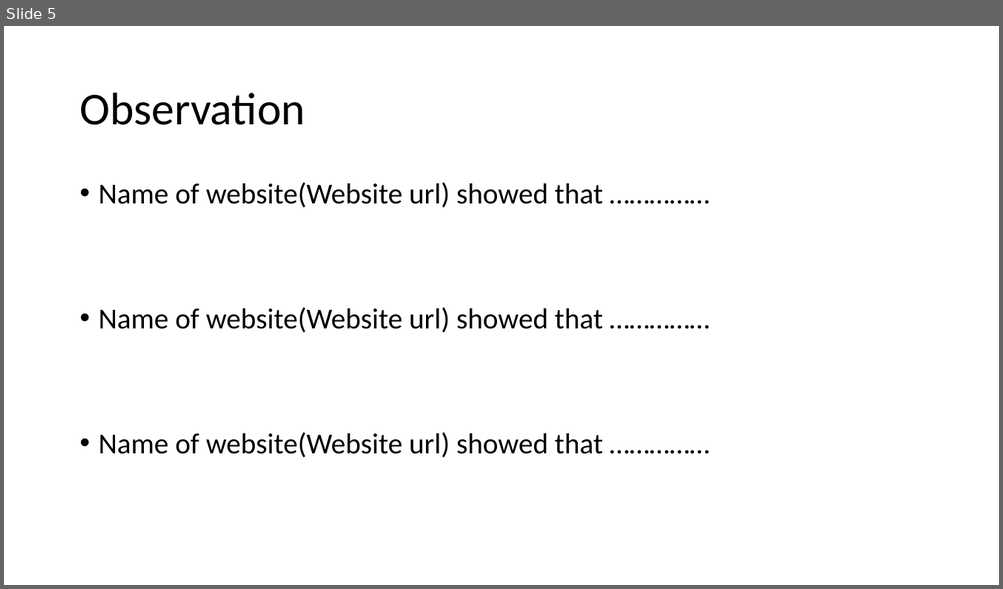
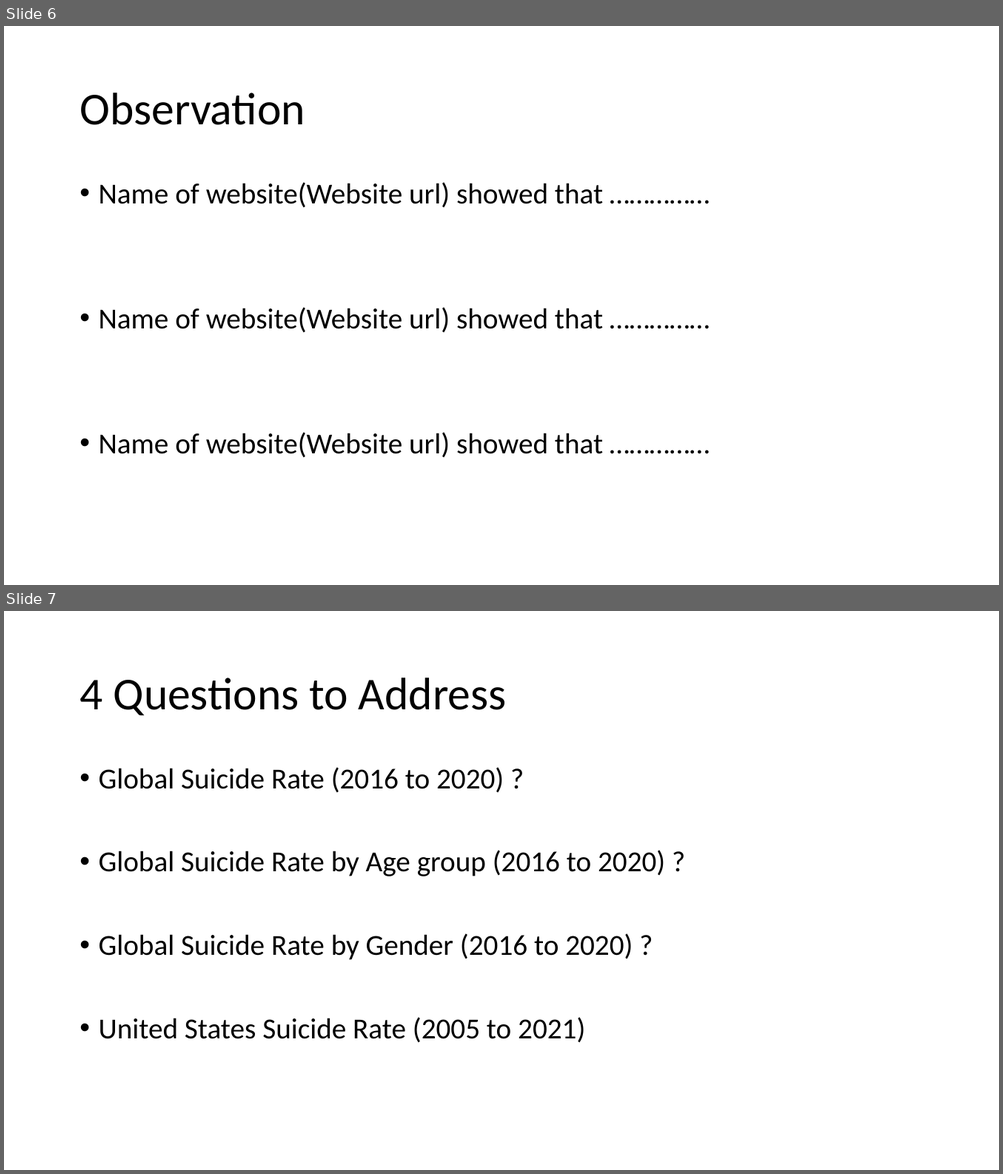
Before and after one commit to BirundhaVaratharajan/Project-1, a slide deck: Project 1 PPT.pptx. Shown one above the other, each under a label of ours: slide 5 before the commit, slides 6 and 7 after it. The pictures are 1003x589 and 1003x1174 pixels, drawn with LibreOffice and Linux fonts; fonts in the diff are those of the drawing. Boxes give left, top, right and bottom in pixels: in the first picture for what was removed or moved away, otherwise in the second. Text is boxed around its words. In the diff, an @@ line names an element or a change of style, - is before the commit and + after.

```diff
--- a/Project 1 PPT.pptx
+++ b/Project 1 PPT.pptx
@@ slide 7 added at bbox=[4, 611, 999, 1170], background #FFFFFF @@
@@ title added at bbox=[79, 678, 506, 715], 44 pt, text #000000 @@
+4 Questions to Address
@@ text added at bbox=[99, 767, 665, 1043], 28 pt, text #000000 @@
+• Global Suicide Rate (2016 to 2020) ?
+• Global Suicide Rate by Age group (2016 to 2020) ?
+• Global Suicide Rate by Gender (2016 to 2020) ?
+• United States Suicide Rate (2005 to 2021)
@@ what was slide 5 is now slide 6 @@
```
Also in this commit, not shown: 3 other slides added, 2 slides removed, 1 other file.
